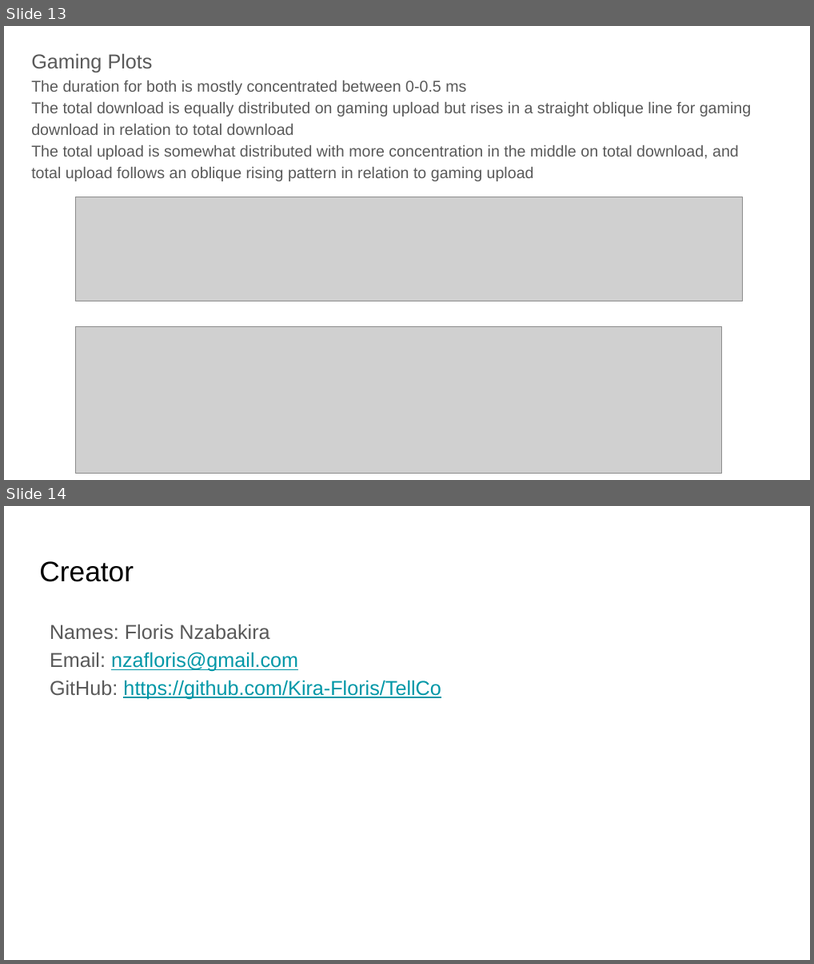
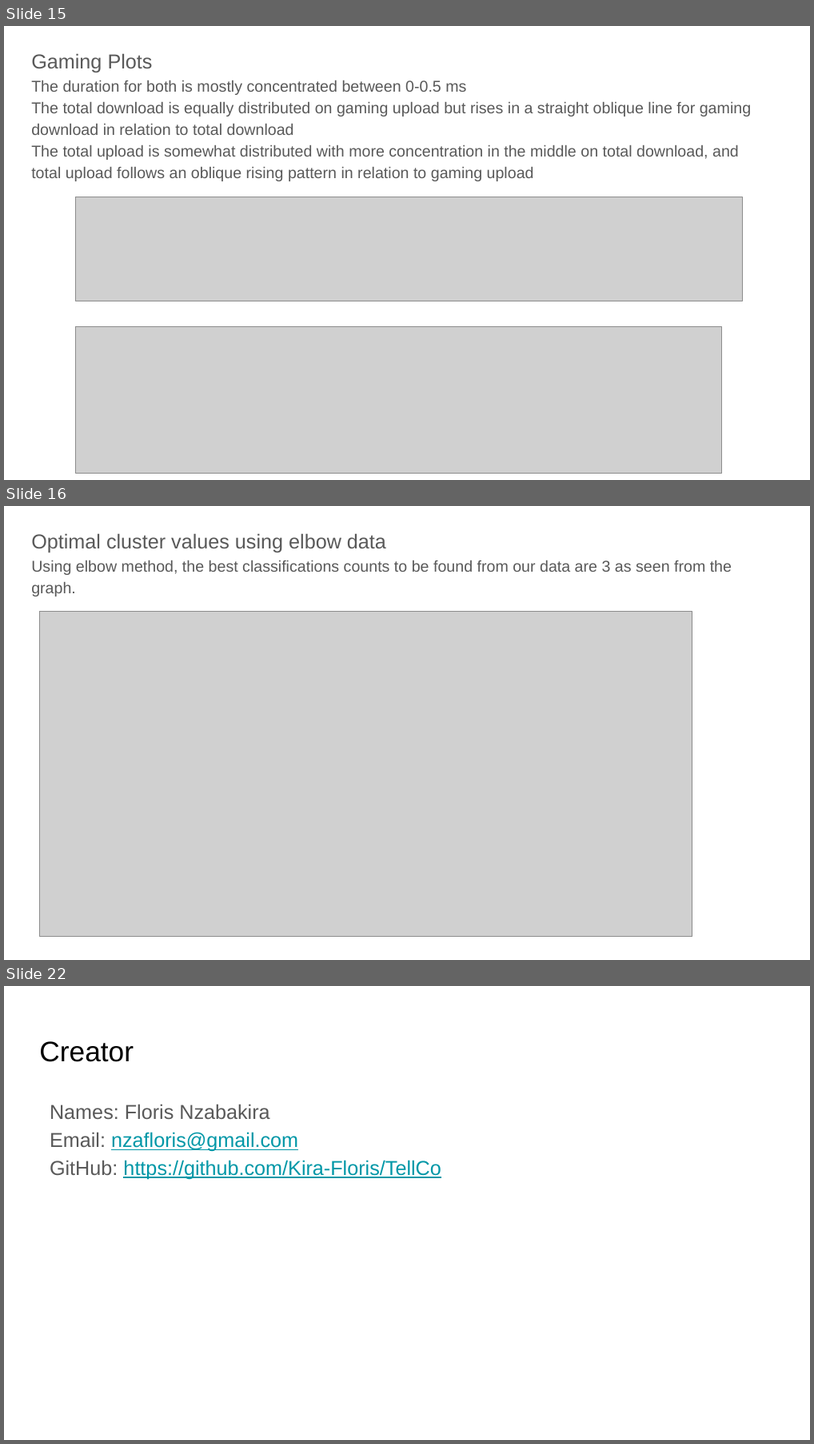
Before and after one commit to Kira-Floris/TellCo, a slide deck: docs/nzabakira floris - telco first interim submission.pptx. Shown one above the other, each under a label of ours: slides 13 and 14 before the commit, slides 15, 16 and 22 after it; the slides between them are not shown. The pictures are 814x964 and 814x1444 pixels, drawn with LibreOffice and Linux fonts; fonts in the diff are those of the drawing; grey boxes stand for pictures. Boxes give left, top, right and bottom in pixels: in the first picture for what was removed or moved away, otherwise in the second. Text is boxed around its words. In the diff, an @@ line names an element or a change of style, - is before the commit and + after.

```diff
--- a/docs/nzabakira floris - telco first interim submission.pptx
+++ b/docs/nzabakira floris - telco first interim submission.pptx
@@ slide 16 added at (4,506,810,960), background #FFFFFF @@
@@ text added at (31,533,732,596), 14 pt, text #595959 @@
+Optimal cluster values using elbow data
+Using elbow method, the best classifications counts to be found from our data are 3 as seen from the graph.
@@ picture added at (39,611,693,936) @@
@@ what was slide 13 is now slide 15 @@
@@ what was slide 14 is now slide 22 @@
```
Also in this commit, not shown: 7 other slides added, 5 other files.
